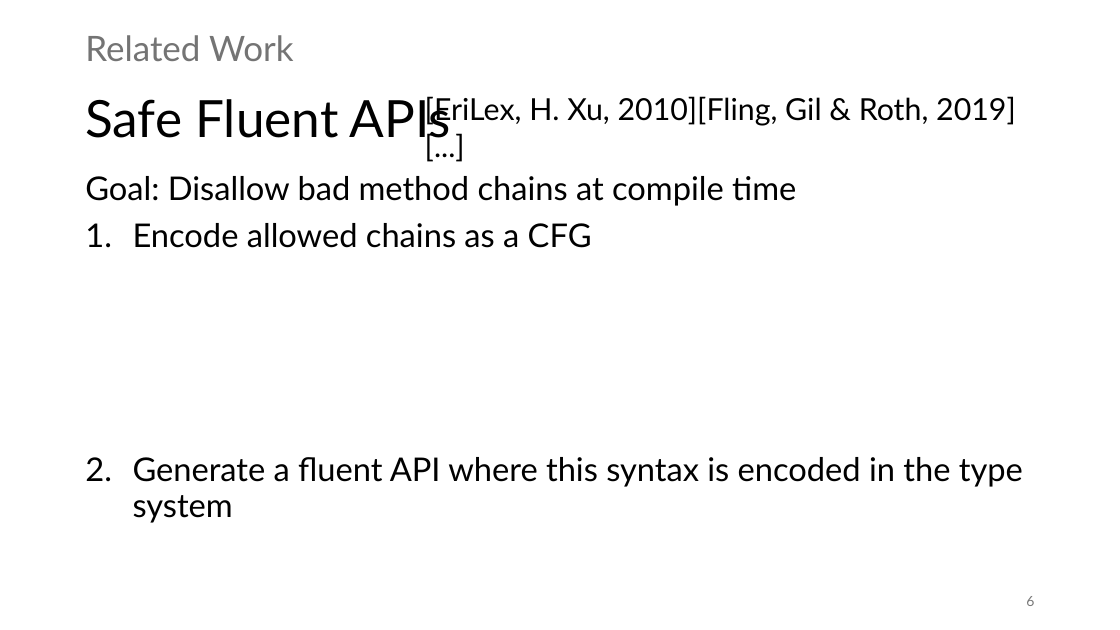
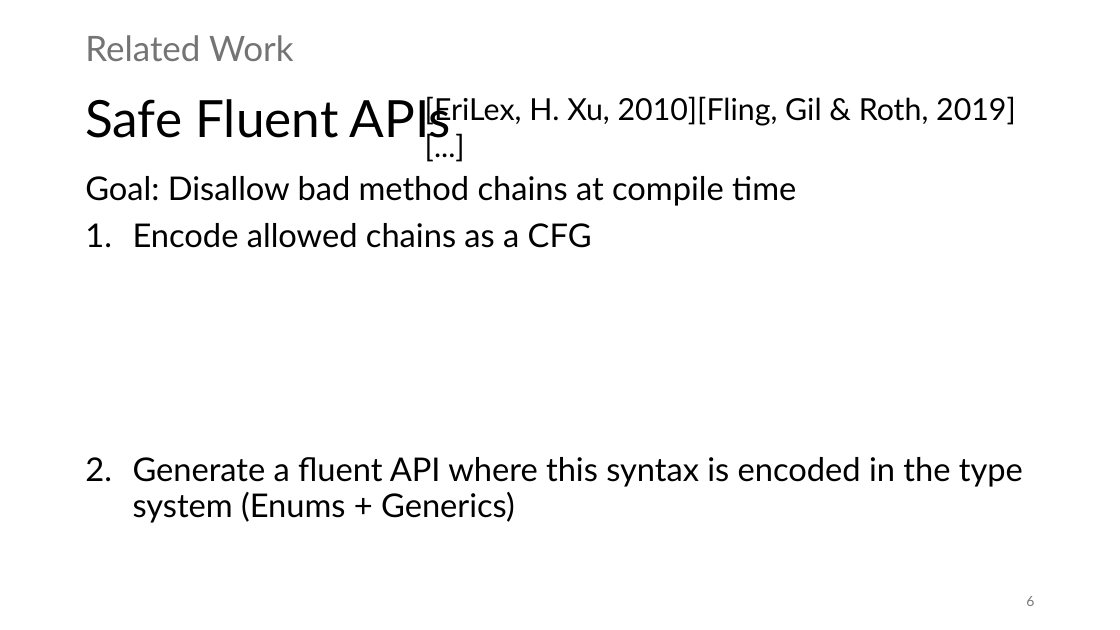
Before and after one commit to prg-titech/safe-fluent-dsls, a slide deck: slide 6 of concept/SeminarPresentation26Q2.pptx. Drawn at 1120x630 pixels with LibreOffice and Linux fonts; fonts in the diff are those of the drawing; grey boxes stand for pictures. Boxes give left, top, right and bottom in pixels: in the first picture for what was removed or moved away, otherwise in the second. Text is boxed around its words. In the diff, an @@ line names an element or a change of style, - is before the commit and + after.

Commit message:
last update to presentation

```diff
--- a/concept/SeminarPresentation26Q2.pptx
+++ b/concept/SeminarPresentation26Q2.pptx
@@ text at bbox=[133, 457, 1023, 523]: text changed @@
-2. Generate a fluent API where this syntax is encoded in the type system
+2. Generate a fluent API where this syntax is encoded in the type system (Enums + Generics)
```
Also in this commit, not shown: 1 slide added, 1 other file.
